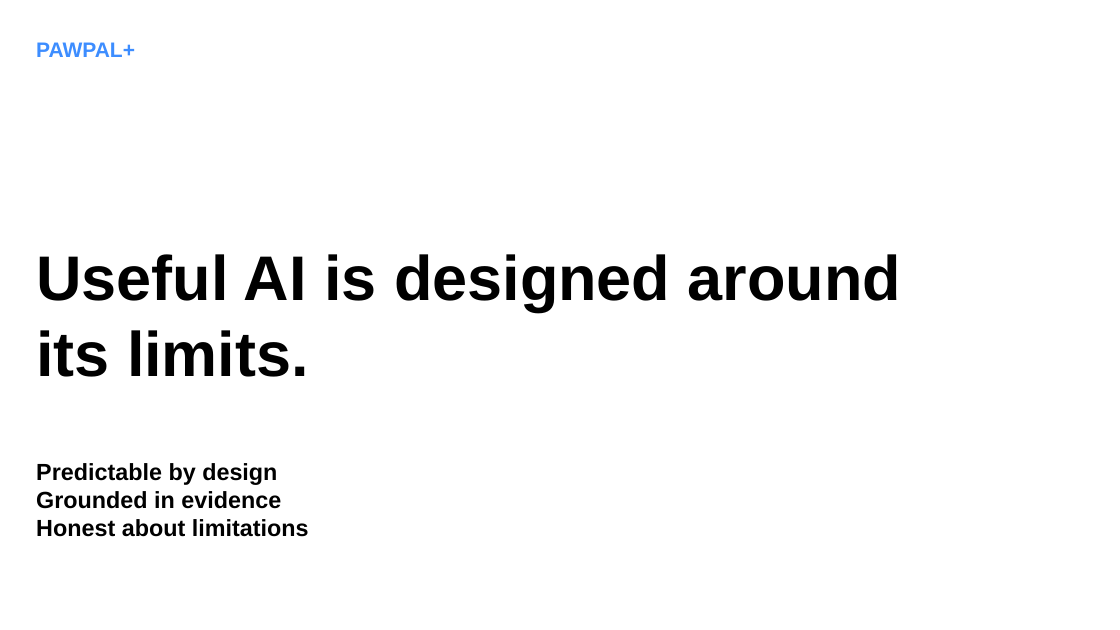
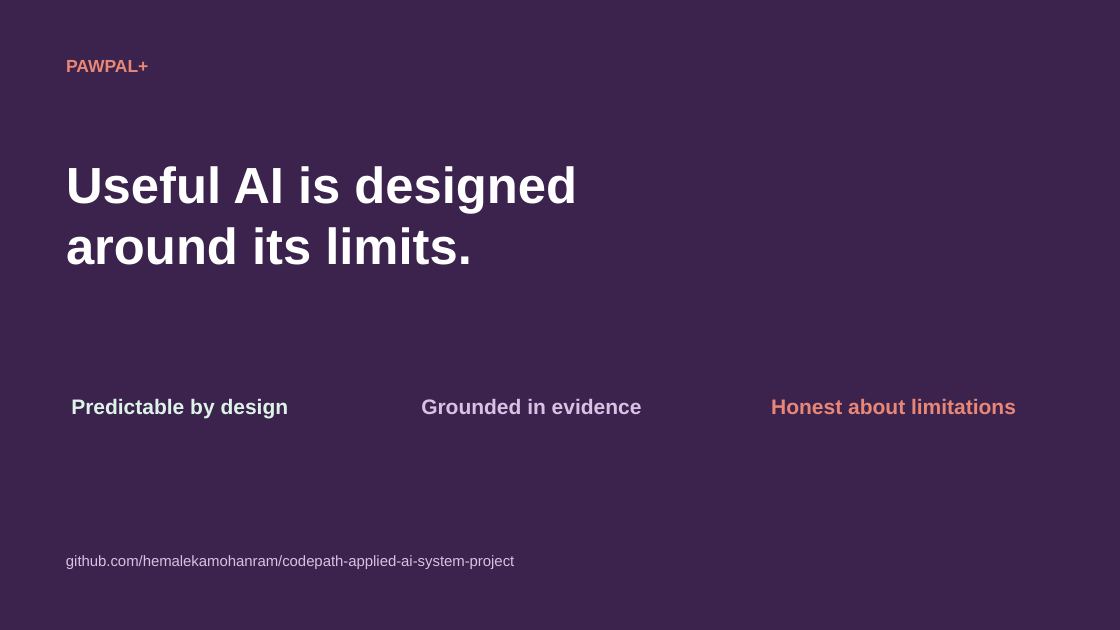
Before and after one commit to hemalekamohanram/codepath-applied-ai-system-project, a slide deck: slide 6 of presentation/PawPal_Engineers_Pitch.pptx. Drawn at 1120x630 pixels with LibreOffice and Linux fonts; fonts in the diff are those of the drawing. Boxes give left, top, right and bottom in pixels: in the first picture for what was removed or moved away, otherwise in the second. Text is boxed around its words. In the diff, an @@ line names an element or a change of style, - is before the commit and + after.

```diff
--- a/presentation/PawPal_Engineers_Pitch.pptx
+++ b/presentation/PawPal_Engineers_Pitch.pptx
@@ background #FFFFFF to #3B234D @@
@@ text "PAWPAL+": place and size @@
-text "PAWPAL+" at <box>36,42,135,57</box>
+text "PAWPAL+" at <box>66,60,148,72</box>
@@ text "PAWPAL+" at <box>66,60,148,72</box>: size 18 to 15 pt, text colour #3D8DFF to #E98777 @@
@@ text "Useful AI is designed" at <box>66,166,577,265</box>: vertical alignment bottom to top @@
@@ text at <box>66,166,577,265</box>: text changed; size 54 to 43.5 pt; text colour #000000 to #FFFFFF @@
-Useful AI is designed around its limits.
+Useful AI is designed
+around its limits.
@@ text "Predictable by design": place and size @@
-text "Predictable by design" at <box>36,463,309,537</box>
+text "Predictable by design" at <box>71,398,289,419</box>
@@ text "Predictable by design" at <box>71,398,289,419</box>: size 20 to 18 pt, text colour #000000 to #DDF3E7 @@
@@ text added at <box>421,399,642,414</box>, 18 pt, text #D7C2E3, bold @@
+Grounded in evidence
@@ text added at <box>771,399,1016,414</box>, 18 pt, text #E98777, bold @@
+Honest about limitations
@@ text at <box>36,491,309,537</box>: paragraphs removed @@
-Grounded in evidence
-Honest about limitations
@@ text added at <box>66,555,514,569</box>, 12.8 pt, text #D7C2E3 @@
+github.com/hemalekamohanram/codepath-applied-ai-system-project
```
Also in this commit, not shown: 1 other slide changed, 4 slides added, 4 slides removed.
